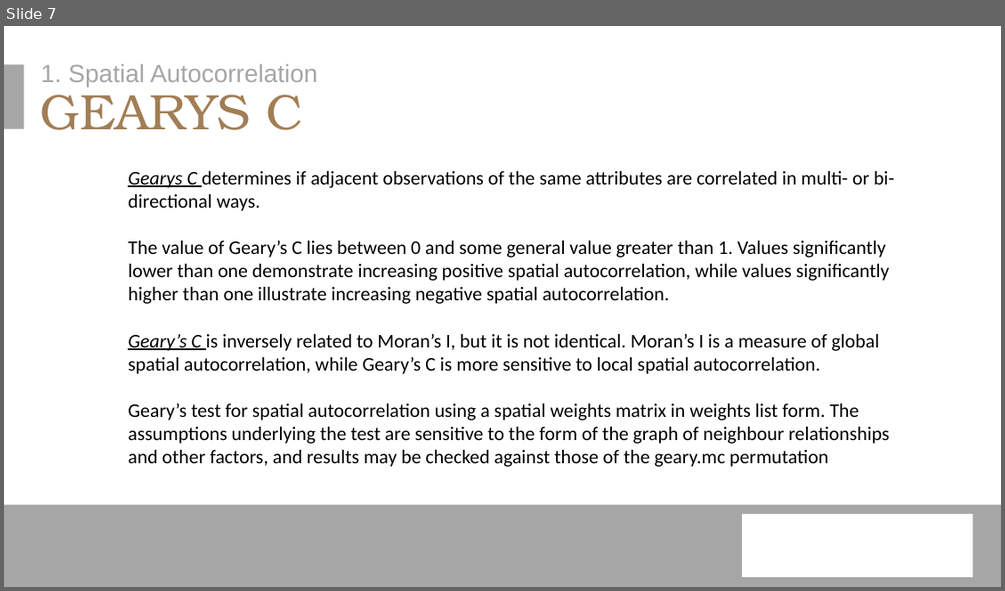
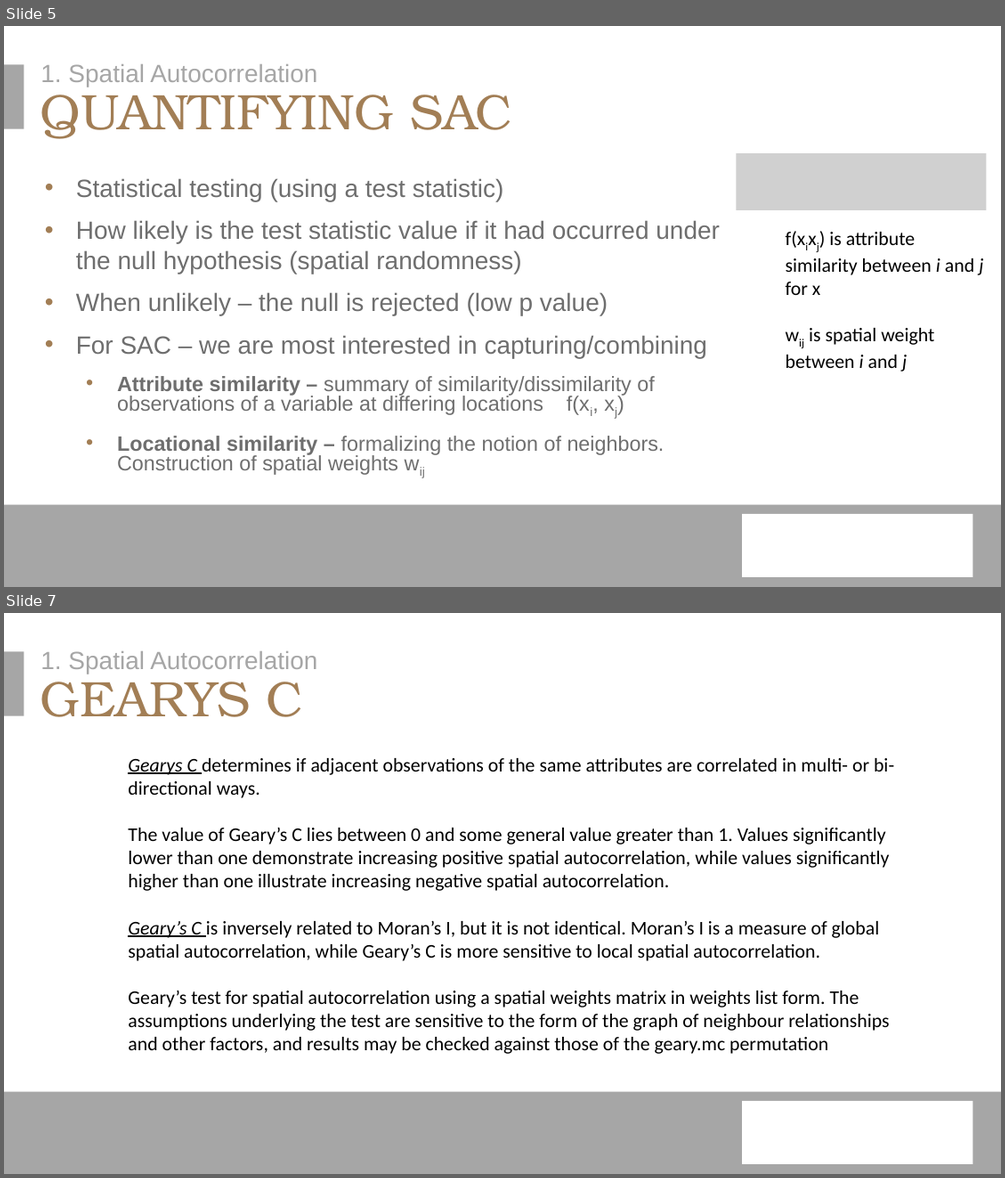
Before and after one commit to erichseamon/BCB503_advanced_geospatial_workshop, a slide deck: doc/BCB_Intro_Advanced_Analysis_1_2021.pptx. Shown one above the other, each under a label of ours: slide 7 before the commit, slides 5 and 7 after it; the slides between them are not shown. The pictures are 1005x591 and 1005x1178 pixels, drawn with LibreOffice and Linux fonts; fonts in the diff are those of the drawing; grey boxes stand for pictures; background and template pictures are left out. Boxes give left, top, right and bottom in pixels: in the first picture for what was removed or moved away, otherwise in the second. Text is boxed around its words. In the diff, an @@ line names an element or a change of style, - is before the commit and + after.

```diff
--- a/doc/BCB_Intro_Advanced_Analysis_1_2021.pptx
+++ b/doc/BCB_Intro_Advanced_Analysis_1_2021.pptx
@@ slide 5 added at [4, 26, 1001, 587], background #FFFFFF; not listed: 3 template elements that a slide beside it also shows @@
@@ text added at [40, 64, 317, 87], 18 pt, text #A6A6A6 @@
+1. Spatial Autocorrelation
@@ title added at [40, 82, 512, 139], 36 pt, text #A27E55 @@
+QUANTIFYING SAC
@@ picture added at [736, 153, 986, 210] @@
@@ text added at [76, 178, 720, 475], 18 pt, text #6E6E6E @@
+• Statistical testing (using a test statistic)
+• How likely is the test statistic value if it had occurred under the null hypothesis (spatial randomness)
+• When unlikely – the null is rejected (low p value)
+• For SAC – we are most interested in capturing/combining
+  • Attribute similarity – summary of similarity/dissimilarity of observations of a variable at differing locations f(xi, xj)
+  • Locational similarity – formalizing the notion of neighbors. Construction of spatial weights wij
@@ text added at [785, 231, 983, 371], 14 pt, text #000000 @@
+f(xixj) is attribute similarity between i and j for x
+wij is spatial weight between i and j
```
Also in this commit, not shown: 3 slides changed, 1 other slide added, 1 slide removed, 2 other files.
